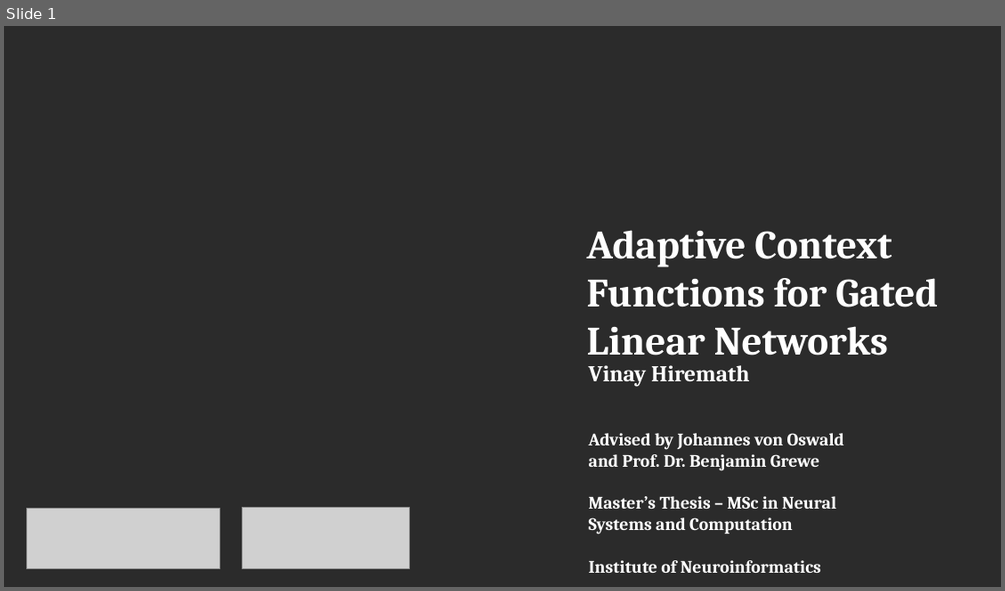
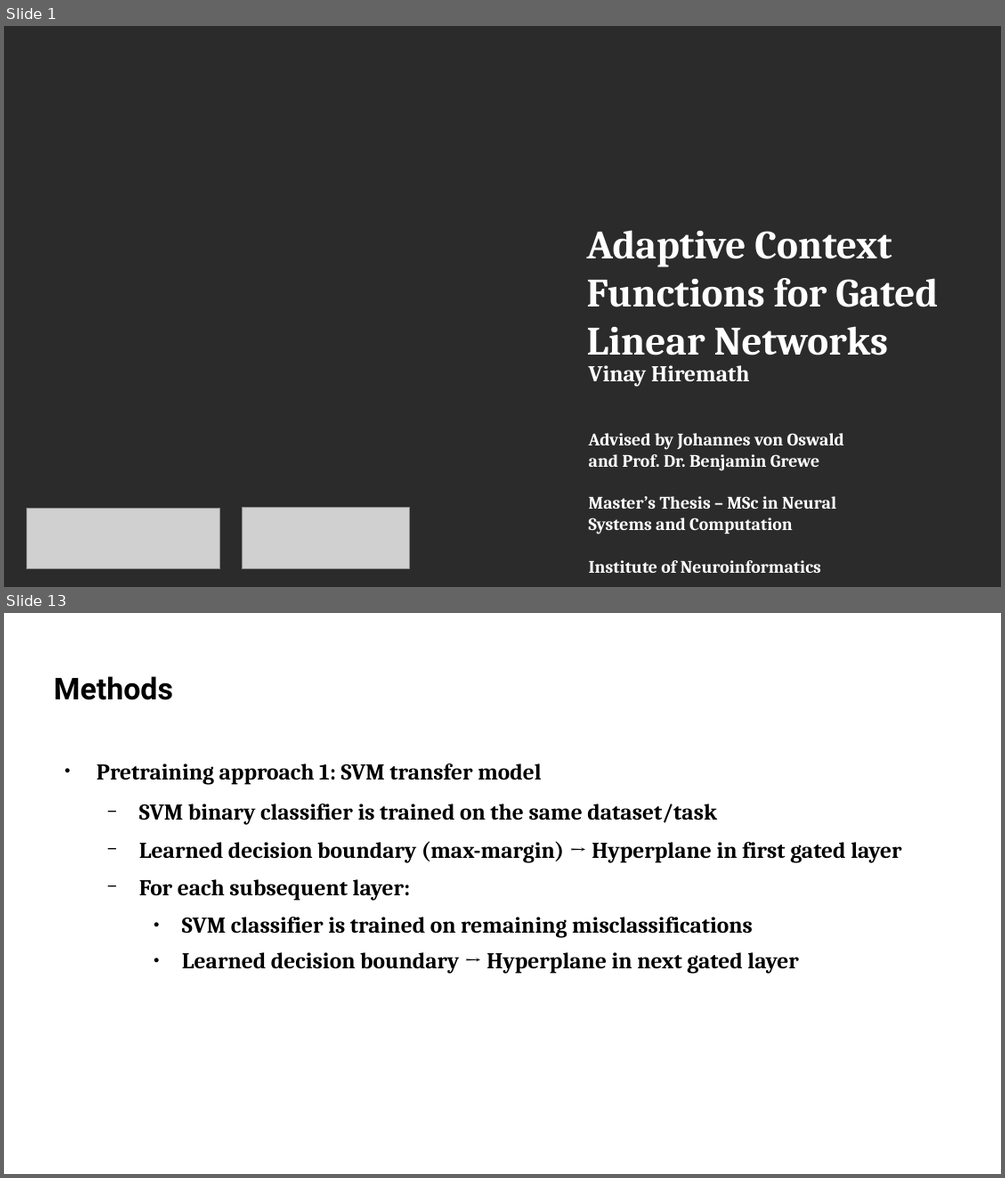
Before and after one commit to vinayh/gln-thesis, a slide deck: Presentation.odp. Shown one above the other, each under a label of ours: slide 1 before the commit, slides 1 and 13 after it; the slides between them are not shown. The pictures are 1005x591 and 1005x1178 pixels, drawn with LibreOffice and Linux fonts; fonts in the diff are those of the drawing; grey boxes stand for pictures; background and template pictures are left out; a plain dark background stands for a picture behind light text. Boxes give left, top, right and bottom in pixels: in the first picture for what was removed or moved away, otherwise in the second. Text is boxed around its words. In the diff, an @@ line names an element or a change of style, - is before the commit and + after.

```diff
--- a/Presentation.odp
+++ b/Presentation.odp
@@ slide 13 added at (4,613,1001,1174), background picture (left out) @@
@@ title added at (54,676,173,700), 24 pt, text #000000, bold @@
+Methods
@@ text added at (97,763,902,973), 18 pt, text #000000, bold @@
+● Pretraining approach 1: SVM transfer model
+  − SVM binary classifier is trained on the same dataset/task
+  − Learned decision boundary (max-margin) → Hyperplane in first gated layer
+  − For each subsequent layer:
+    ● SVM classifier is trained on remaining misclassifications
+    ● Learned decision boundary → Hyperplane in next gated layer
@@ text added at (129,1152,275,1174), 12 pt, text #FFFFFF @@
+September 14, 2021
@@ page number added at (837,1152,950,1174), 12 pt, text #FFFFFF @@
+13/19
```
Also in this commit, not shown: 17 other slides added, 2 slides removed, 2 other files.
